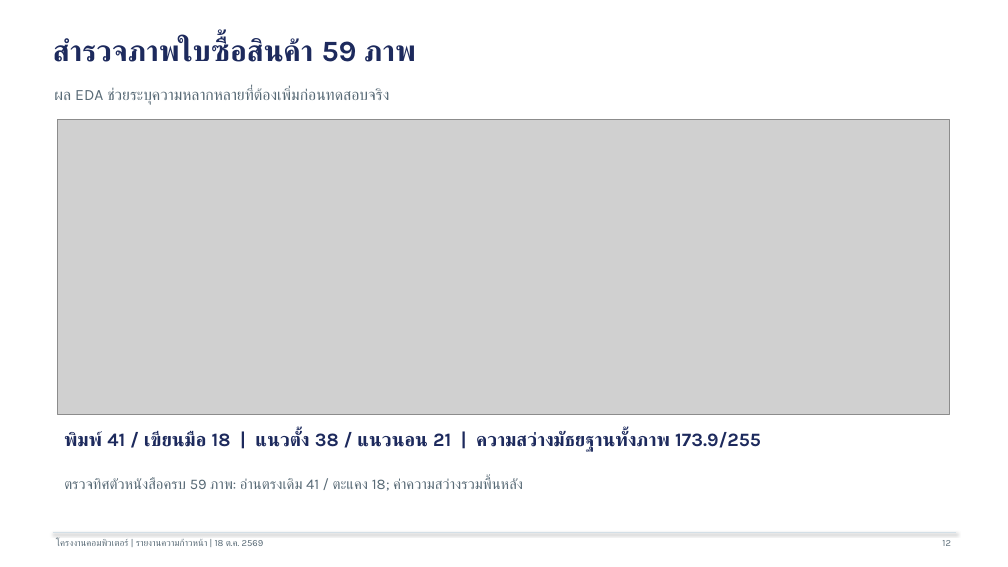
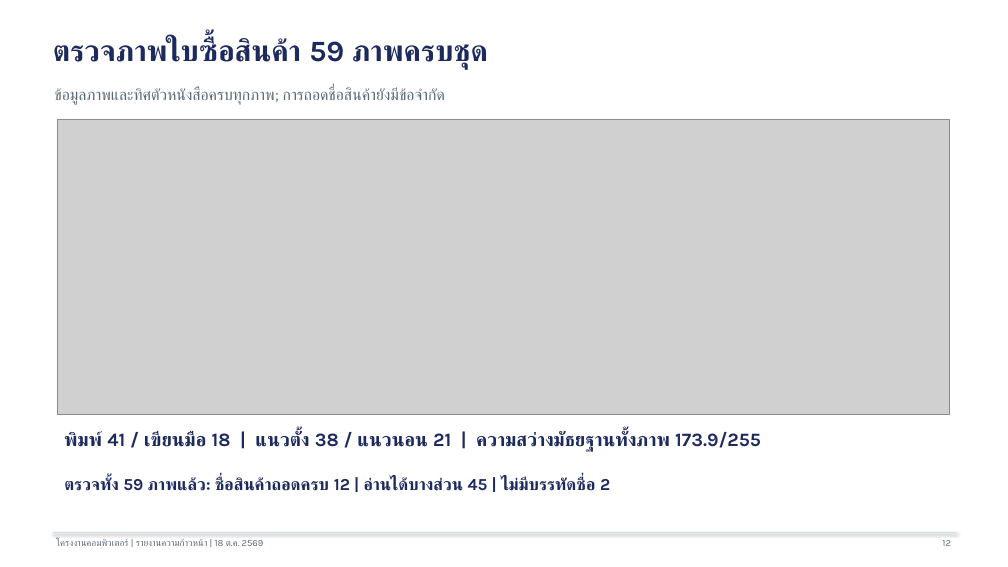
Before and after one commit to natchapolp-glitch/Capstone-Project, a slide deck: slide 12 of ass5_output/Residential_Intelligence_Project_Progress_READY_2026-10-18.pptx. Drawn at 1008x567 pixels with LibreOffice and Linux fonts; fonts in the diff are those of the drawing; grey boxes stand for pictures. Boxes give left, top, right and bottom in pixels: in the first picture for what was removed or moved away, otherwise in the second. Text is boxed around its words. In the diff, an @@ line names an element or a change of style, - is before the commit and + after.

```diff
--- a/ass5_output/Residential_Intelligence_Project_Progress_READY_2026-10-18.pptx
+++ b/ass5_output/Residential_Intelligence_Project_Progress_READY_2026-10-18.pptx
@@ text at (53, 38, 488, 69): text changed @@
-สำรวจภาพใบซื้อสินค้า 59 ภาพ
+ตรวจภาพใบซื้อสินค้า 59 ภาพครบชุด
@@ text at (54, 87, 445, 105): text changed @@
-ผล EDA ช่วยระบุความหลากหลายที่ต้องเพิ่มก่อนทดสอบจริง
+ข้อมูลภาพและทิศตัวหนังสือครบทุกภาพ; การถอดชื่อสินค้ายังมีข้อจำกัด
@@ text at (64, 478, 610, 491): text changed; size 14 to 16 pt; text colour #576975 to #1D2A5D; bold on @@
-ตรวจทิศตัวหนังสือครบ 59 ภาพ: อ่านตรงเดิม 41 / ตะแคง 18; ค่าความสว่างรวมพื้นหลัง
+ตรวจทั้ง 59 ภาพแล้ว: ชื่อสินค้าถอดครบ 12 | อ่านได้บางส่วน 45 | ไม่มีบรรทัดชื่อ 2
```
Also in this commit, not shown: 1 other slide changed, 2 slides added, 2 slides removed, 6 other files.
